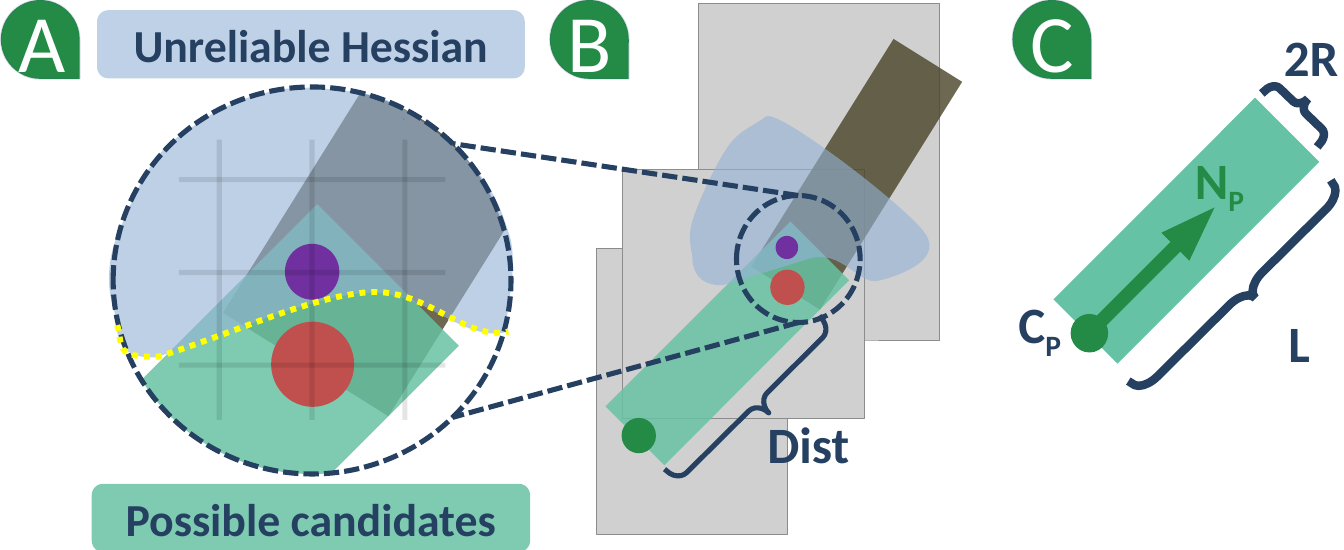
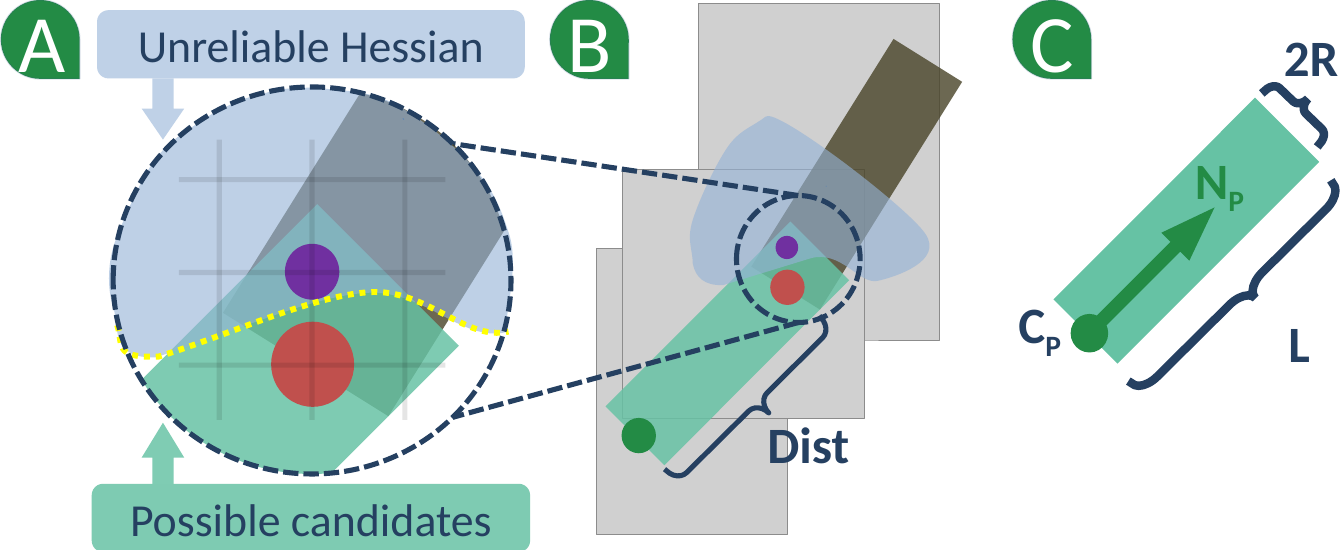
Before and after one commit to bhattaca/MetaTracts_pvis, a slide deck: slide 1 of images_pvis/mt_gen.pptx. Drawn at 1344x550 pixels with LibreOffice and Linux fonts; fonts in the diff are those of the drawing; grey boxes stand for pictures. Boxes give left, top, right and bottom in pixels: in the first picture for what was removed or moved away, otherwise in the second. Text is boxed around its words. In the diff, an @@ line names an element or a change of style, - is before the commit and + after.

```diff
--- a/images_pvis/mt_gen.pptx
+++ b/images_pvis/mt_gen.pptx
@@ rounded rectangle "Unreliable Hessian" at box(97, 10, 525, 79): bold off @@
@@ down arrow added at box(142, 78, 184, 139), fill #BFD1E7 @@
@@ down arrow added at box(142, 423, 184, 484), fill #7FCCB3 @@
@@ rounded rectangle "Possible candidates" at box(92, 484, 530, 550): bold off @@
```
Also in this commit, not shown: 1 other file.
